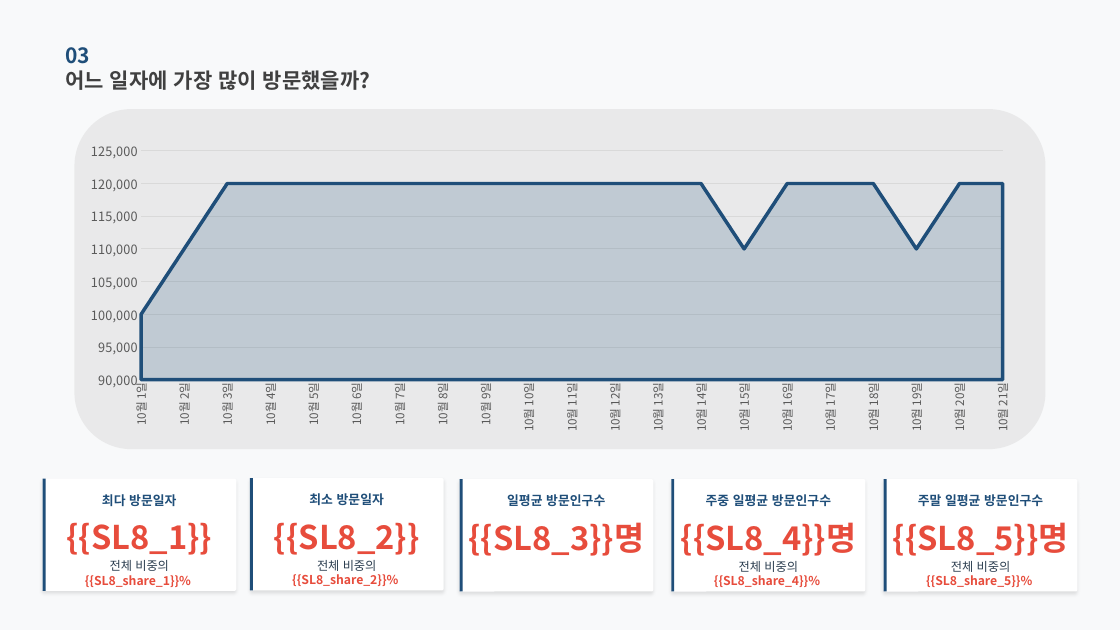
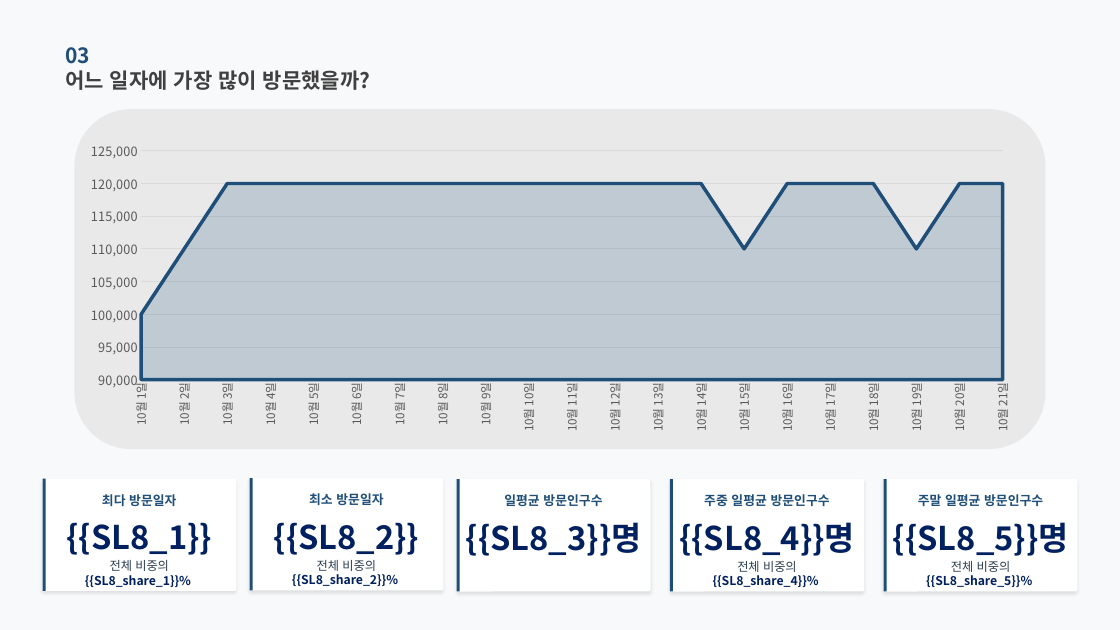
Before and after one commit to roddms/auto-report, a slide deck: slide 8 of template/master.pptx. Drawn at 1120x630 pixels with LibreOffice and Linux fonts; fonts in the diff are those of the drawing. Boxes give left, top, right and bottom in pixels: in the first picture for what was removed or moved away, otherwise in the second. Text is boxed around its words. In the diff, an @@ line names an element or a change of style, - is before the commit and + after.

```diff
--- a/template/master.pptx
+++ b/template/master.pptx
@@ text colour #E74C3C to #002060 in 5 elements at (67,522,213,555), (274,522,420,555), (893,522,1069,556), (679,522,855,556), (466,522,642,556) @@
@@ text "전체 비중의 {{SL8_share_1}}%" at (85,560,191,587): text colour #E74C3C to #002060 in "{{SL8_share_1}}%" @@
@@ text "전체 비중의 {{SL8_share_2}}%" at (292,560,398,586): text colour #E74C3C to #002060 in "{{SL8_share_2}}%" @@
@@ text "전체 비중의 {{SL8_share_4}}%" at (713,561,819,587): text colour #E74C3C to #002060 in "{{SL8_share_4}}%" @@
@@ text "전체 비중의 {{SL8_share_5}}%" at (926,561,1032,587): text colour #E74C3C to #002060 in "{{SL8_share_5}}%" @@
```
Also in this commit, not shown: 2 other slides changed, 7 other files.
